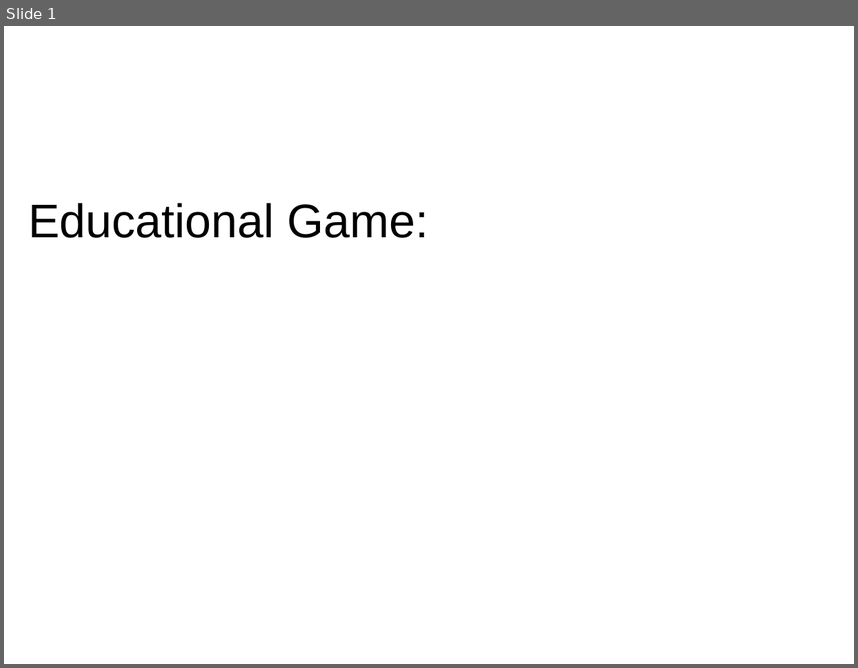
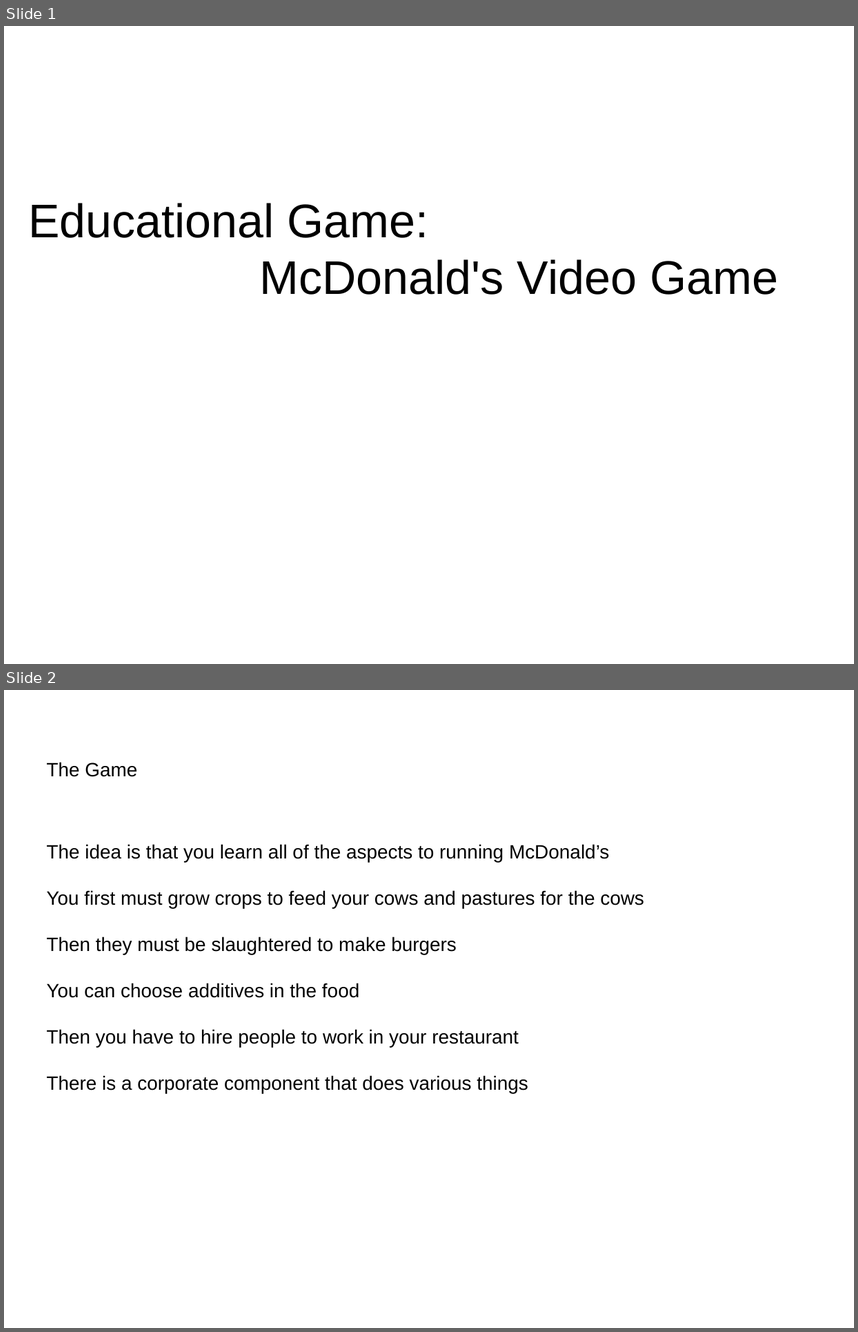
Before and after one commit to jjhollo2019/Clemson-Files, a slide deck: Fall/Game Design/Assignments/Holloway_play3.pptx. Shown one above the other, each under a label of ours: slide 1 before the commit, slides 1 and 2 after it. The pictures are 858x668 and 858x1332 pixels, drawn with LibreOffice and Linux fonts; fonts in the diff are those of the drawing; background and template pictures are left out. Boxes give left, top, right and bottom in pixels: in the first picture for what was removed or moved away, otherwise in the second. Text is boxed around its words. In the diff, an @@ line names an element or a change of style, - is before the commit and + after.

```diff
--- a/Fall/Game Design/Assignments/Holloway_play3.pptx
+++ b/Fall/Game Design/Assignments/Holloway_play3.pptx
@@ slide 2 added at [4,690,854,1328], background picture (left out) @@
@@ text added at [47,762,137,777], 18 pt, text #000000 @@
+The Game
@@ text added at [47,844,644,1093], 18 pt, text #000000 @@
+The idea is that you learn all of the aspects to running McDonald’s
+You first must grow crops to feed your cows and pastures for the cows
+Then they must be slaughtered to make burgers
+You can choose additives in the food
+Then you have to hire people to work in your restaurant
+There is a corporate component that does various things
@@ slide 1 changed as well @@
@@ text at [28,203,778,294]: text changed @@
-Educational Game:
+Educational Game:
+McDonald's Video Game
```
Also in this commit, not shown: 3 other slides added, 1 slide removed, 40 other files.
